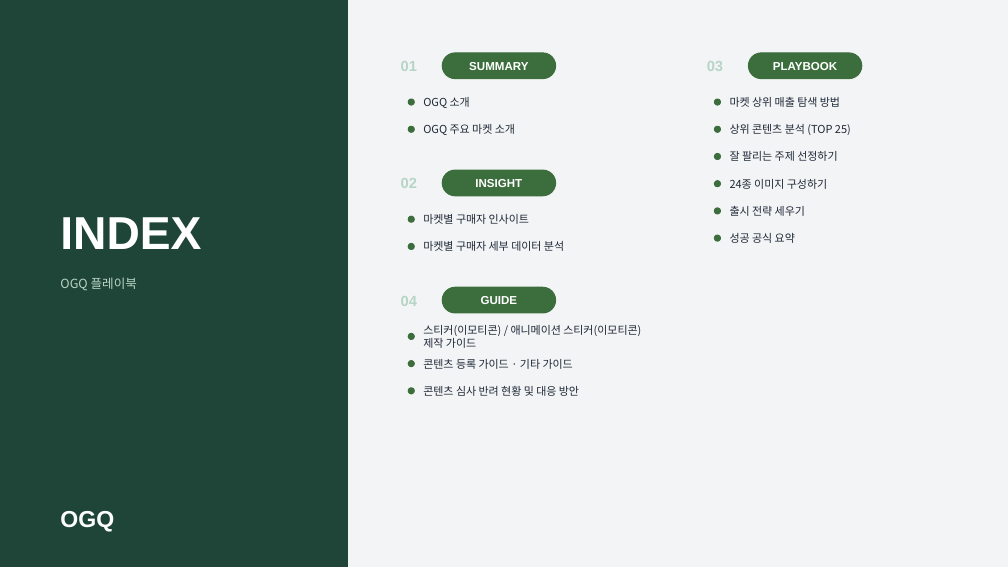
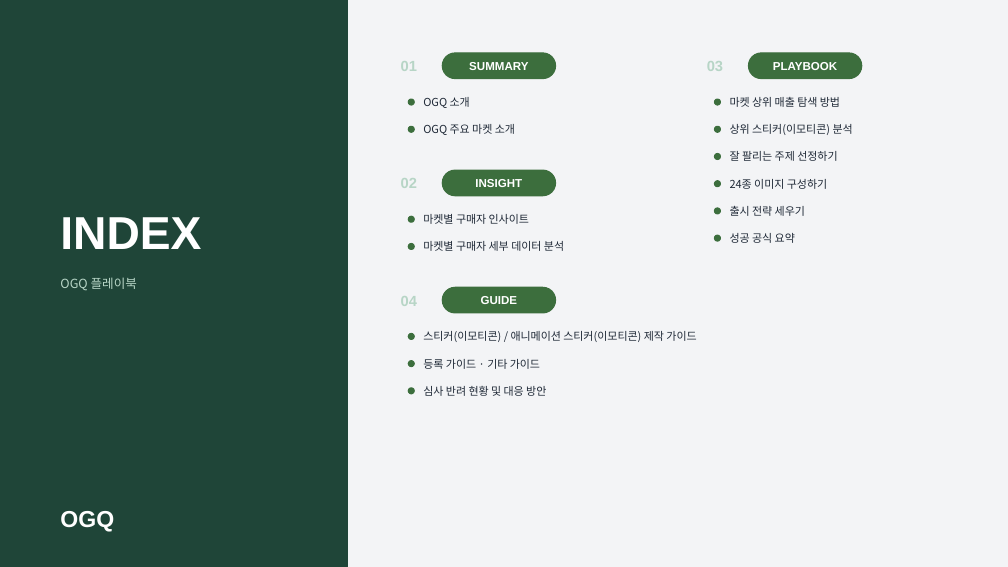
Before and after one commit to loveet3-hue/ogq-banner-generator, a slide deck: slide 2 of playbook/template_v2.pptx. Drawn at 1008x567 pixels with LibreOffice and Linux fonts; fonts in the diff are those of the drawing. Boxes give left, top, right and bottom in pixels: in the first picture for what was removed or moved away, otherwise in the second. Text is boxed around its words. In the diff, an @@ line names an element or a change of style, - is before the commit and + after.

```diff
--- a/playbook/template_v2.pptx
+++ b/playbook/template_v2.pptx
@@ text at box(730, 124, 853, 135): text changed @@
-상위 콘텐츠 분석 (TOP 25)
+상위 스티커(이모티콘) 분석
@@ text at box(423, 359, 540, 369): text changed @@
-콘텐츠 등록 가이드 · 기타 가이드
+등록 가이드 · 기타 가이드
@@ text at box(423, 331, 696, 342): text changed @@
-스티커(이모티콘) / 애니메이션 스티커(이모티콘)
-제작 가이드
+스티커(이모티콘) / 애니메이션 스티커(이모티콘) 제작 가이드
@@ text at box(423, 386, 546, 396): text changed @@
-콘텐츠 심사 반려 현황 및 대응 방안
+심사 반려 현황 및 대응 방안
```
Also in this commit, not shown: 25 other slides changed, 3 other files.
